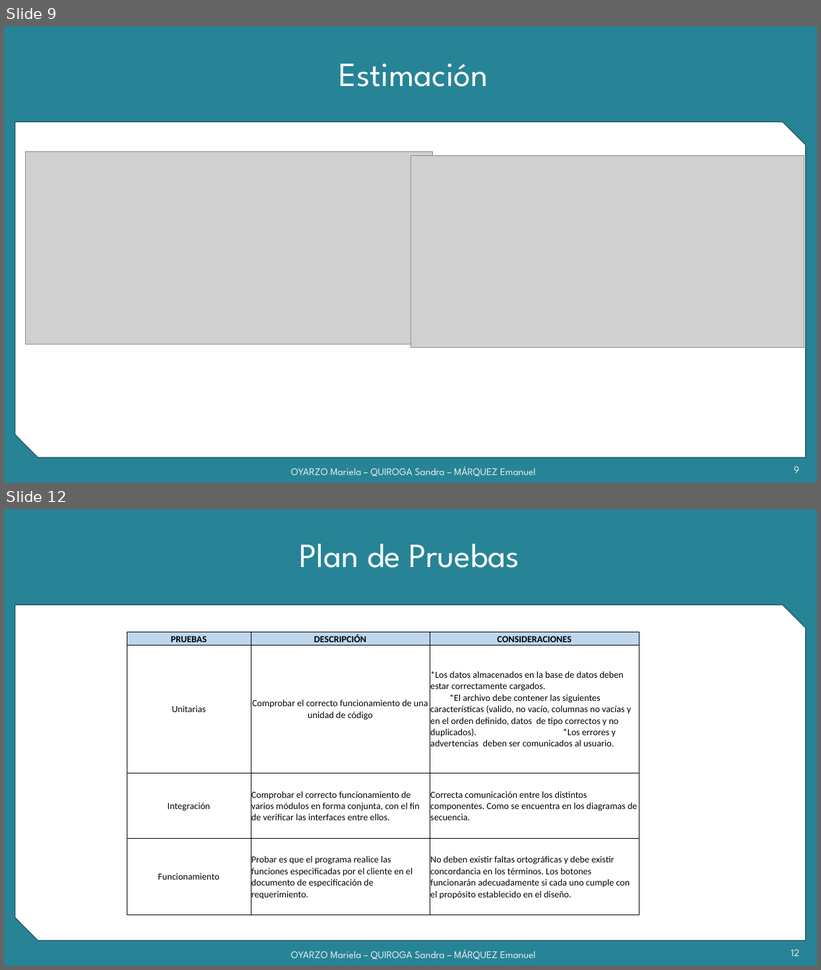
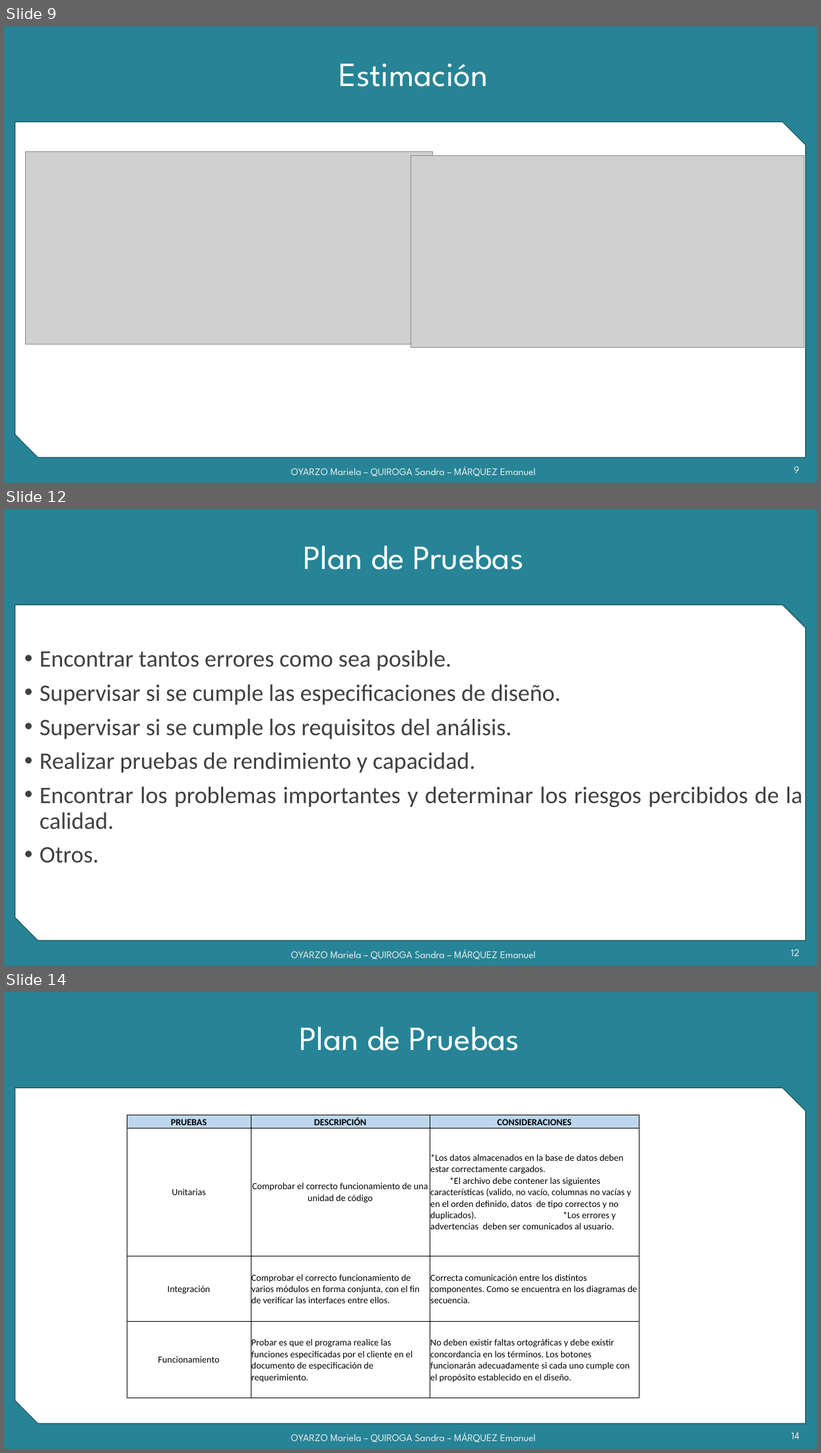
Before and after one commit to grupoyenu/yenu, a slide deck: 08. Presentaciones/Presentación 11.pptx. Shown one above the other, each under a label of ours: slides 9 and 12 before the commit, slides 9, 12 and 14 after it; the slides between them are not shown. The pictures are 821x970 and 821x1453 pixels, drawn with LibreOffice and Linux fonts; fonts in the diff are those of the drawing; grey boxes stand for pictures; background and template pictures are left out. Boxes give left, top, right and bottom in pixels: in the first picture for what was removed or moved away, otherwise in the second. Text is boxed around its words. In the diff, an @@ line names an element or a change of style, - is before the commit and + after.

```diff
--- a/08. Presentaciones/Presentación 11.pptx
+++ b/08. Presentaciones/Presentación 11.pptx
@@ slide 12 added at [4,509,817,966], background #F2F2F2; not listed: 2 template elements that a slide beside it also shows @@
@@ title added at [304,545,524,570], 40 pt, text #FFFFFF @@
+Plan de Pruebas
@@ text added at [40,650,803,863], 28 pt, text #404040 @@
+• Encontrar tantos errores como sea posible.
+• Supervisar si se cumple las especificaciones de diseño.
+• Supervisar si se cumple los requisitos del análisis.
+• Realizar pruebas de rendimiento y capacidad.
+• Encontrar los problemas importantes y determinar los riesgos percibidos de la calidad.
+• Otros.
@@ text added at [291,950,536,960], 12 pt, text gradient #9E9E9E to #EDEDED to #FFFFFF @@
+OYARZO Mariela – QUIROGA Sandra – MÁRQUEZ Emanuel
@@ page number added at [791,949,799,956], 12 pt, text gradient #9E9E9E to #EDEDED to #FFFFFF @@
+12
@@ what was slide 12 is now slide 14 @@
@@ page number at [791,1433,799,1439]: text changed @@
-12
+14
```
Also in this commit, not shown: 2 slides changed, 1 other slide added.
